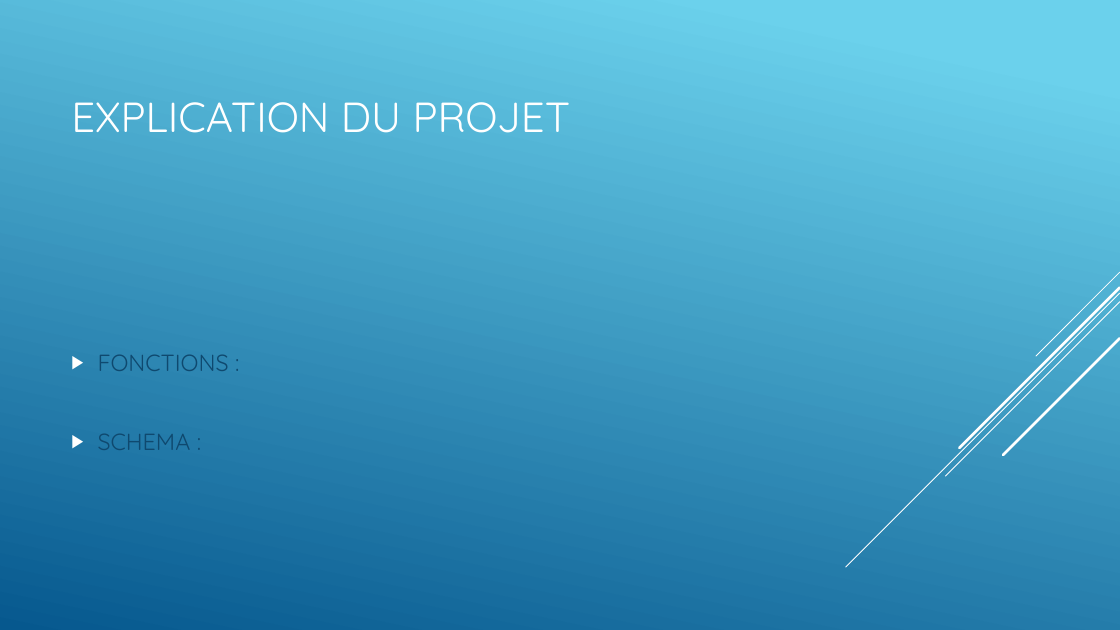
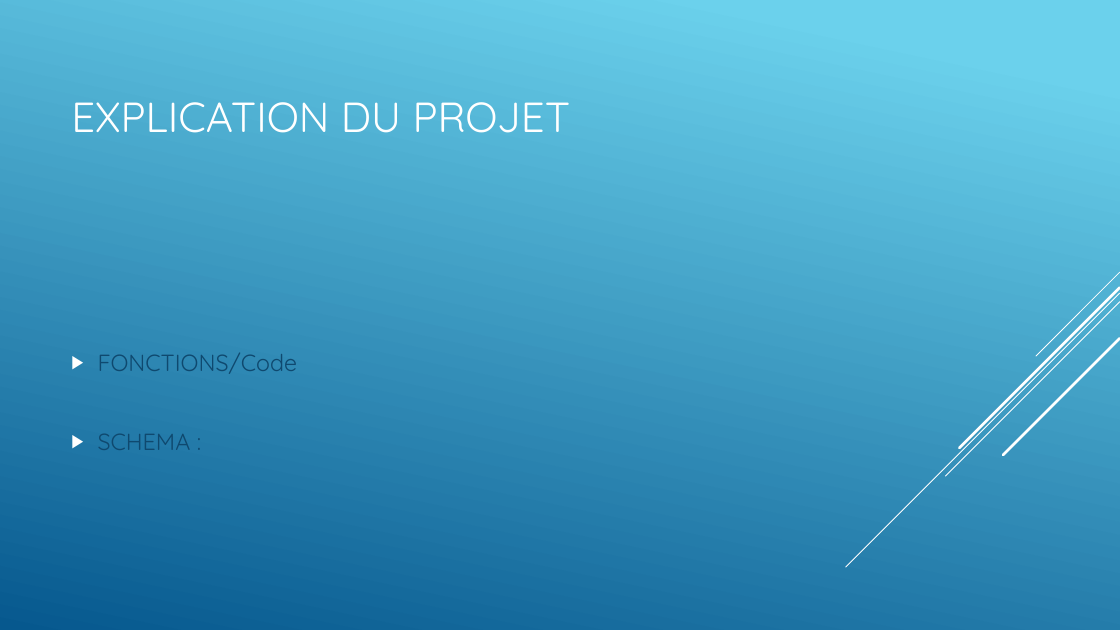
Before and after one commit to alexKrsn1234/Cimino-Krausener-PEIP2-ARDUINO-PROJECT-, a slide deck: slide 4 of PROJET ARDUINO oral.pptx. Drawn at 1120x630 pixels with LibreOffice and Linux fonts; fonts in the diff are those of the drawing. Boxes give left, top, right and bottom in pixels: in the first picture for what was removed or moved away, otherwise in the second. Text is boxed around its words. In the diff, an @@ line names an element or a change of style, - is before the commit and + after.

```diff
--- a/PROJET ARDUINO oral.pptx
+++ b/PROJET ARDUINO oral.pptx
@@ text at (98,353,298,374): text changed @@
-▶ FONCTIONS :
+▶ FONCTIONS/Code
```
Also in this commit, not shown: 3 other slides changed.
